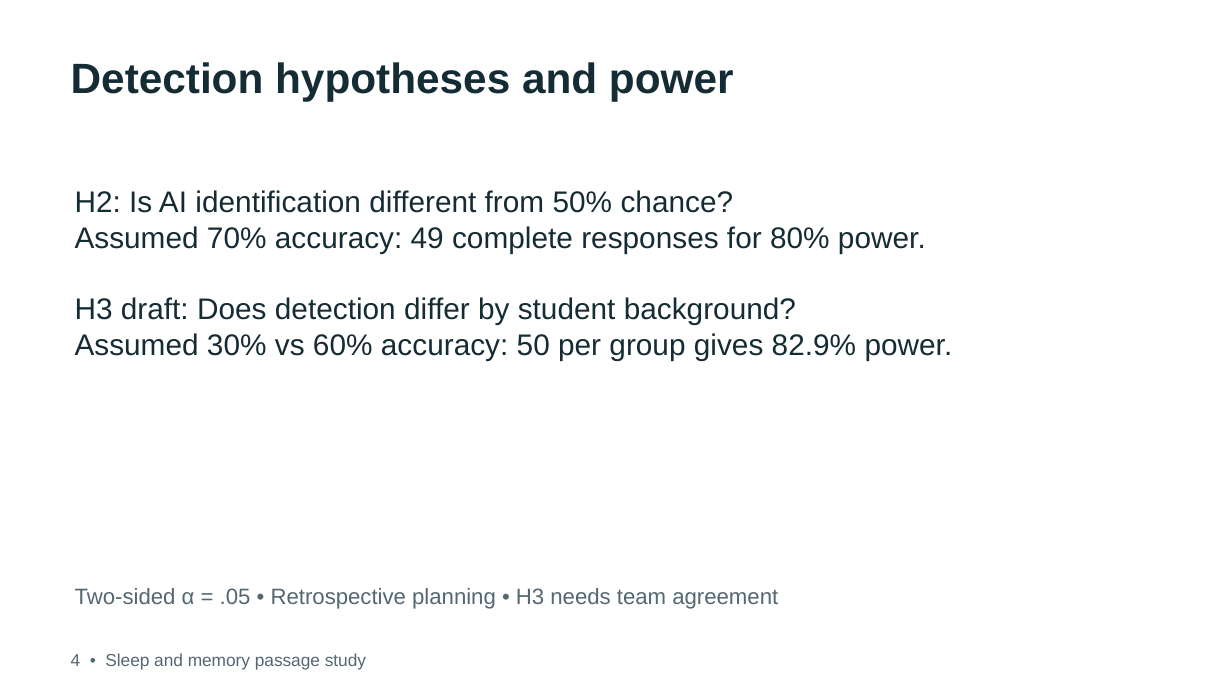
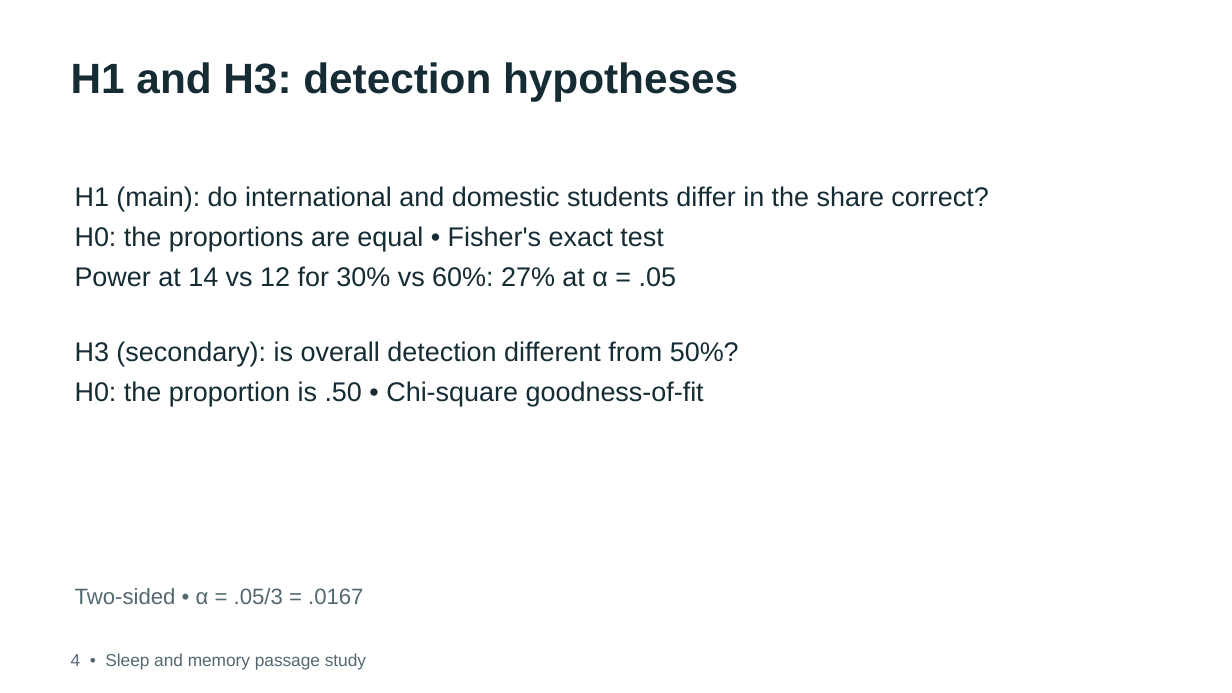
Before and after one commit to debshreechowdhury/sleep-memory-passage-study, a slide deck: slide 4 of presentation/design_detection.pptx. Drawn at 1232x693 pixels with LibreOffice and Linux fonts; fonts in the diff are those of the drawing. Boxes give left, top, right and bottom in pixels: in the first picture for what was removed or moved away, otherwise in the second. Text is boxed around its words. In the diff, an @@ line names an element or a change of style, - is before the commit and + after.

Commit message:
feat: restructure report around international vs domestic question

```diff
--- a/presentation/design_detection.pptx
+++ b/presentation/design_detection.pptx
@@ text at (x1=71, y1=62, x2=738, y2=101): text changed @@
-Detection hypotheses and power
+H1 and H3: detection hypotheses
@@ text at (x1=75, y1=186, x2=988, y2=406): text changed; size 23.2 to 21 pt @@
-H2: Is AI identification different from 50% chance?
-Assumed 70% accuracy: 49 complete responses for 80% power.
-H3 draft: Does detection differ by student background?
-Assumed 30% vs 60% accuracy: 50 per group gives 82.9% power.
+H1 (main): do international and domestic students differ in the share correct?
+H0: the proportions are equal • Fisher's exact test
+Power at 14 vs 12 for 30% vs 60%: 27% at α = .05
+H3 (secondary): is overall detection different from 50%?
+H0: the proportion is .50 • Chi-square goodness-of-fit
@@ text at (x1=75, y1=588, x2=363, y2=604): text changed @@
-Two-sided α = .05 • Retrospective planning • H3 needs team agreement
+Two-sided • α = .05/3 = .0167
```
Also in this commit, not shown: 4 other slides changed, 3 slides added, 3 slides removed, 51 other files.
